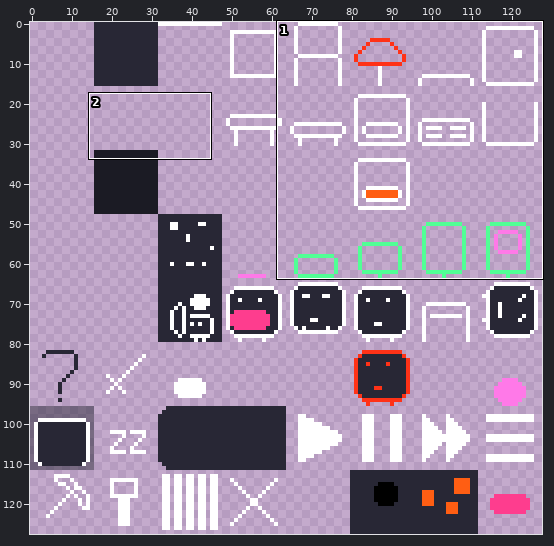
Two versions of one pixel-art file, assets/tileset_new.aseprite. The first picture is a wide view before the edit; the outline marks the close-up.
Close-up. Before:
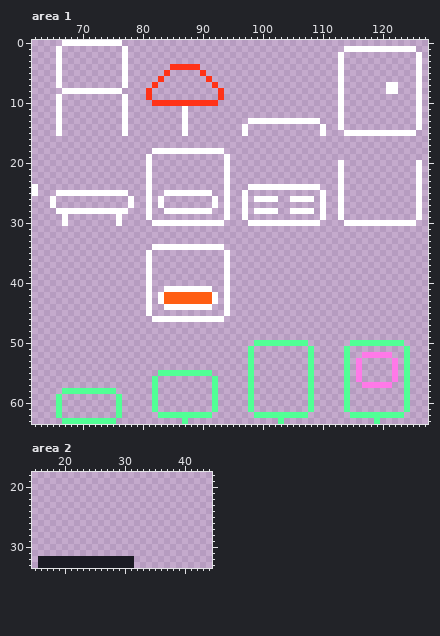
128x128 pixels, 1 frame. Shown: area 1: x 62..127, y 0..63; area 2: x 15..44, y 18..33. The commit also changed other parts of the picture, which this record leaves out.
The result:
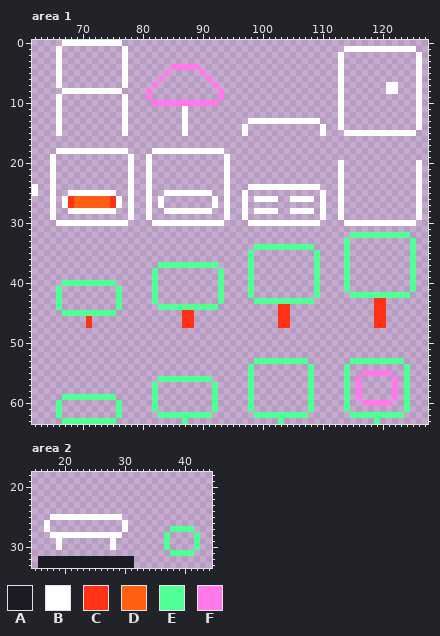
Palette (. is transparent): A #1b1b24  B #ffffff  C #ff3217  D #ff5e13  E #51ff95  F #ff79e8
The exact change:
Area 1:
y 4: x 85..89 CCCCC -> FFFFF
y 5: x 84 C -> F; x 90 C -> F
y 6: x 83 C -> F; x 91 C -> F
y 7: x 82 C -> F; x 92 C -> F
y 8..9: x 81 C -> F; x 93 C -> F
y 10: x 82..92 CCCCCCCCCCC -> FFFFFFFFFFF
y 18: x 66..77 ............ -> BBBBBBBBBBBB
y 19..24: x 65 . -> B; x 78 . -> B
y 25: x 65..67 .BB -> B..; x 76..78 BB. -> ..B
y 26..27: x 67..76 .......... -> BCDDDDDDCB
y 28: x 65..67 .BB -> B..; x 76..78 BB. -> ..B
y 29: x 65 . -> B; x 67 B -> .; x 76 B -> .; x 78 . -> B
y 30: x 66 . -> B; x 68..75 ........ -> BBBBBBBB; x 77 . -> B
y 32: x 115..124 .......... -> EEEEEEEEEE
y 33: x 114 . -> E; x 125 . -> E
y 34: x 82..93 BBBBBBBBBBBB -> ............; x 99..108 .......... -> EEEEEEEEEE; x 114 . -> E; x 125 . -> E
y 35..36: x 81 B -> .; x 94 B -> .; x 98 . -> E; x 109 . -> E; x 114 . -> E; x 125 . -> E
y 37: x 81 B -> .; x 83..92 .......... -> EEEEEEEEEE; x 94 B -> .; x 98 . -> E; x 109 . -> E; x 114 . -> E; x 125 . -> E
y 38..39: x 81..82 B. -> .E; x 93..94 .B -> E.; x 98 . -> E; x 109 . -> E; x 114 . -> E; x 125 . -> E
y 40: x 67..75 ......... -> EEEEEEEEE; x 81..82 B. -> .E; x 93..94 .B -> E.; x 98 . -> E; x 109 . -> E; x 114 . -> E; x 125 . -> E
y 41: x 66 . -> E; x 76 . -> E; x 81..82 B. -> .E; x 84..91 BBBBBBBB -> ........; x 93..94 .B -> E.; x 98 . -> E; x 109 . -> E; x 114 . -> E; x 125 . -> E
y 42: x 66 . -> E; x 76 . -> E; x 81..94 B.BDDDDDDDDB.B -> .E..........E.; x 98 . -> E; x 109 . -> E; x 115..124 .......... -> EEEEEEEEEE
y 43: x 66 . -> E; x 76 . -> E; x 81..94 B.BDDDDDDDDB.B -> .E..........E.; x 99..108 .......... -> EEEEEEEEEE; x 119..120 .. -> CC
y 44: x 66 . -> E; x 76 . -> E; x 81 B -> .; x 83..92 .BBBBBBBB. -> EEEEEEEEEE; x 94 B -> .; x 103..104 .. -> CC; x 119..120 .. -> CC
y 45: x 67..75 ......... -> EEEEEEEEE; x 81 B -> .; x 87..88 .. -> CC; x 94 B -> .; x 103..104 .. -> CC; x 119..120 .. -> CC
y 46: x 71 . -> C; x 82..93 BBBBBBBBBBBB -> .....CC.....; x 103..104 .. -> CC; x 119..120 .. -> CC
y 47: x 71 . -> C; x 87..88 .. -> CC; x 103..104 .. -> CC; x 119..120 .. -> CC
y 50: x 99..107 EEEEEEEEE -> .........; x 115..123 EEEEEEEEE -> .........
y 51: x 98 E -> .; x 108 E -> .; x 114 E -> .; x 124 E -> .
y 52: x 98 E -> .; x 108 E -> .; x 114 E -> .; x 117..121 FFFFF -> .....; x 124 E -> .
y 53: x 98..108 E.........E -> .EEEEEEEEE.; x 114..124 E.F.....F.E -> .EEEEEEEEE.
y 54: x 116 F -> .; x 122 F -> .
y 55: x 83..91 EEEEEEEEE -> .........; x 116..122 F.....F -> .FFFFF.
y 56: x 82..92 E.........E -> .EEEEEEEEE.
y 57: x 116..122 .FFFFF. -> F.....F
y 58: x 67..75 EEEEEEEEE -> .........; x 116 . -> F; x 122 . -> F
y 59: x 66..76 E.........E -> .EEEEEEEEE.; x 116 . -> F; x 122 . -> F
y 60: x 117..121 ..... -> FFFFF
Area 2:
y 25: x 18..29 ............ -> BBBBBBBBBBBB
y 26: x 17 . -> B; x 30 . -> B
y 27: x 17 . -> B; x 30 . -> B; x 38..41 .... -> EEEE
y 28: x 18..29 ............ -> BBBBBBBBBBBB; x 37 . -> E; x 42 . -> E
y 29..30: x 19 . -> B; x 28 . -> B; x 37 . -> E; x 42 . -> E
y 31: x 38..41 .... -> EEEE
Changed places in both close-ups, as pixel boxes (x1, y1, x2, y2):
changed: (146, 64, 224, 106)
changed: (50, 148, 230, 328)
changed: (344, 232, 416, 406)
changed: (248, 244, 320, 364)
changed: (152, 370, 218, 382)
changed: (56, 388, 122, 400)
added: (44, 514, 128, 550)
added: (164, 526, 200, 556)
